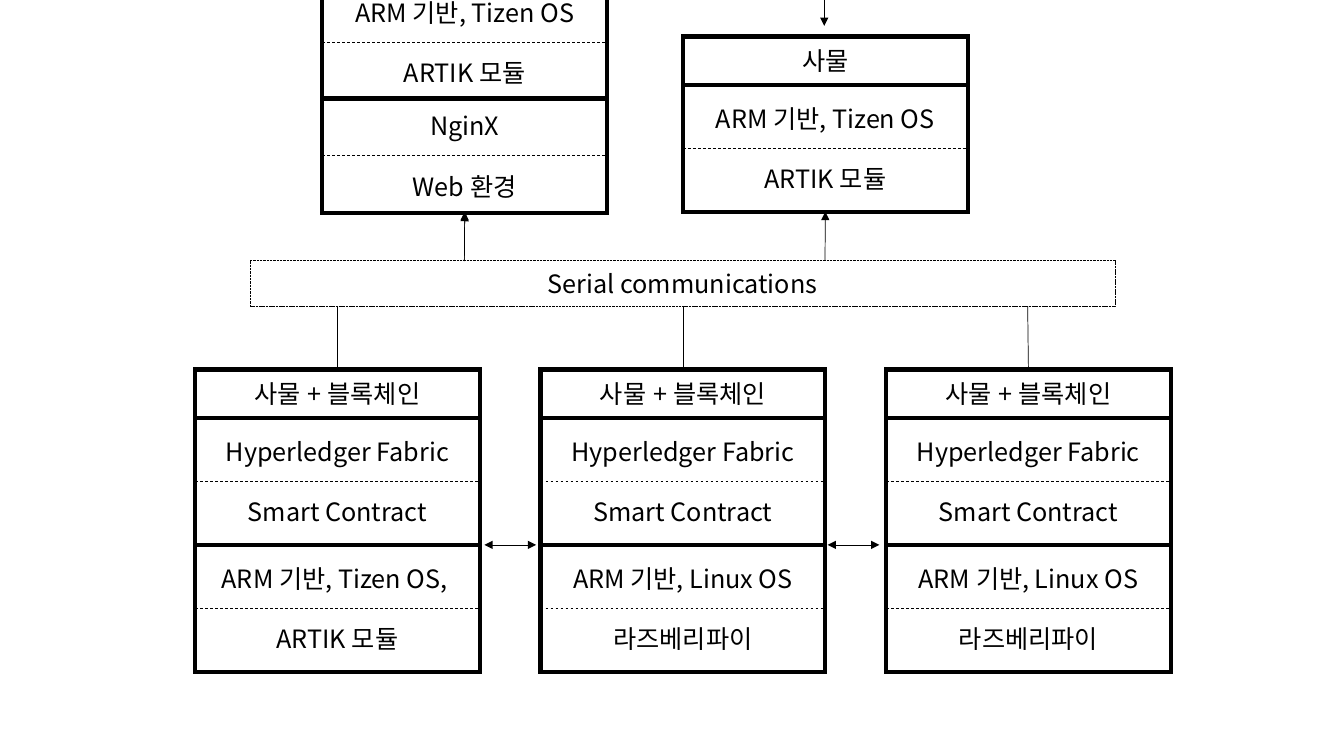
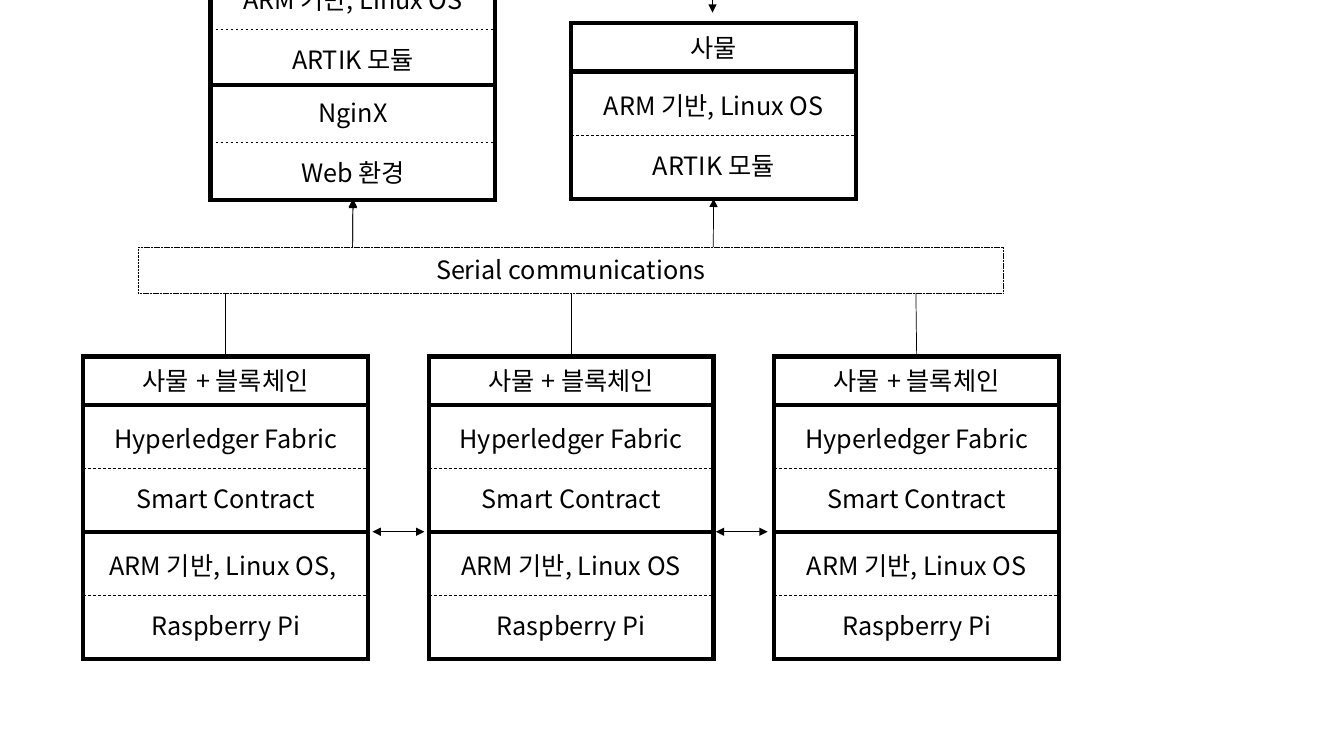
Before and after one commit to rndlr96/IoT_Blockchain_Hackerton, a slide deck: slide 2 of Network_Structure.pptx. Drawn at 1344x756 pixels with LibreOffice and Linux fonts; fonts in the diff are those of the drawing. Boxes give left, top, right and bottom in pixels: in the first picture for what was removed or moved away, otherwise in the second. Text is boxed around its words. In the diff, an @@ line names an element or a change of style, - is before the commit and + after.

Commit message:
struct change upload

```diff
--- a/Network_Structure.pptx
+++ b/Network_Structure.pptx
@@ text in rectangle at (x1=243, y1=0, x2=463, y2=14): text changed @@
-ARM 기반, Tizen OS
+ARM 기반, Linux OS
@@ double arrow moved from (825, 0) - (825, 26) to (713, 0) - (713, 13) @@
@@ text in rectangle at (x1=604, y1=94, x2=824, y2=120): text changed @@
-ARM 기반, Tizen OS
+ARM 기반, Linux OS
@@ 19 rectangles, 12 lines, 3 arrows, 2 double arrows moved together from (x1=195, y1=0, x2=1172, y2=673) to (x1=84, y1=0, x2=1060, y2=659) @@
@@ text in rectangle at (x1=110, y1=554, x2=336, y2=641): text changed @@
-ARM 기반, Tizen OS,
-ARTIK 모듈
+ARM 기반, Linux OS,
+Raspberry Pi
@@ text in rectangle at (x1=497, y1=615, x2=646, y2=641): text changed @@
-라즈베리파이
+Raspberry Pi
@@ text in rectangle at (x1=842, y1=615, x2=991, y2=641): text changed @@
-라즈베리파이
+Raspberry Pi
```
